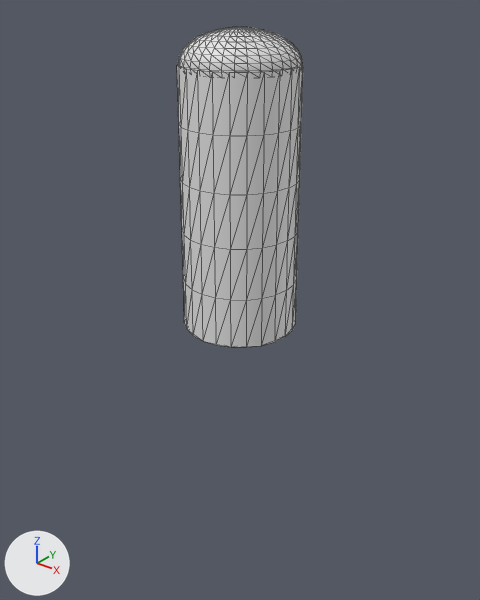
An edit to the FBX model suggestions/m_peg.FBX, drawn before and after from the same camera.
Rendered twice from a camera (50 mm lens) standing at (1.278, -1.597, 1.067) and looking at (-0.047, 0.059, 0.04). The axes (+X, +Y, +Z) are drawn at lower left. The lights are the same throughout. Mesh edges are drawn as thin lines. Where no turn or scale is listed for an object, it has been applied to the vertices.
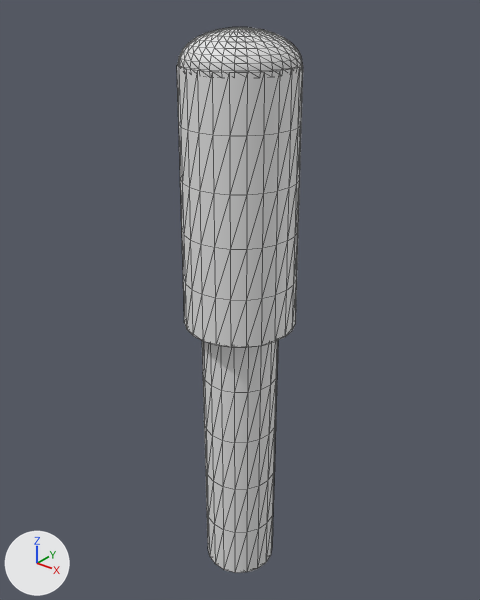
Commit message: Second peg model

Where the newer file only moved an object's origin or applied its transform, the numbers keep the older frame.

Where the change shows, as pixel boxes (x1, y1, x2, y2) in the pictures (480 x 600 px):
'Cone001', reshaped (70% taller): before (177, 27, 303, 347); after (177, 27, 303, 573)
part 1 of me_mesh, added: after (202, 341, 278, 573)

Edits to the bpy script that builds the scene:
```text
Change me_mesh:
    used by ob_cone001; location = (0.0, 0.0, 0.0)
    remove me_mesh.from_pydata(...)  # 626 vertices, 1244 faces; spans x -0.192..0.192, y -0.192..0.192, z 0.0..0.938
    add me_mesh.from_pydata(...)  # 772 vertices, 1532 faces; spans x -0.192..0.192, y -0.192..0.192, z -1.171..0.938
    me_mesh part 1: a new loose piece of 146 vertices spanning x -0.134..0.134, y -0.132..0.132, z -1.171..0.0
```
